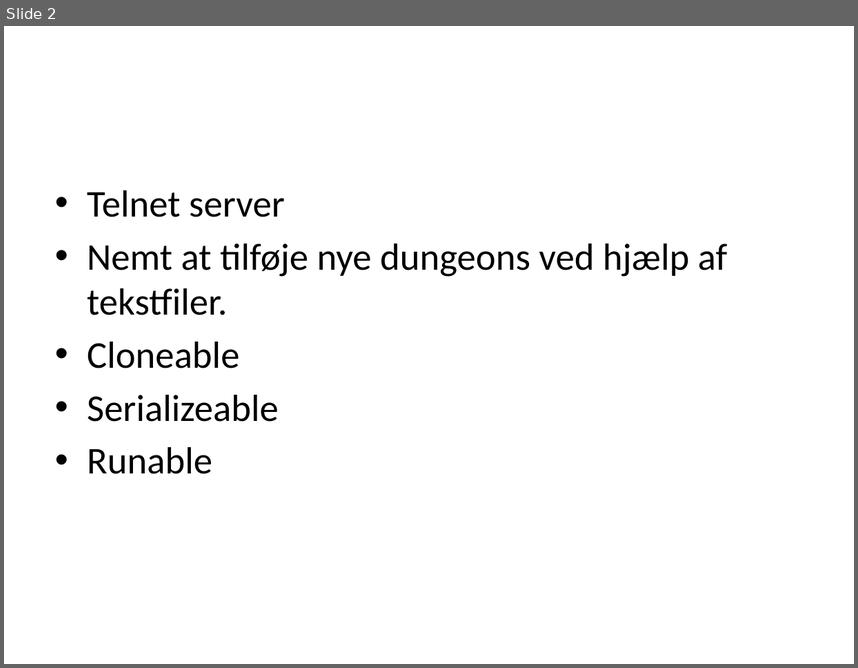
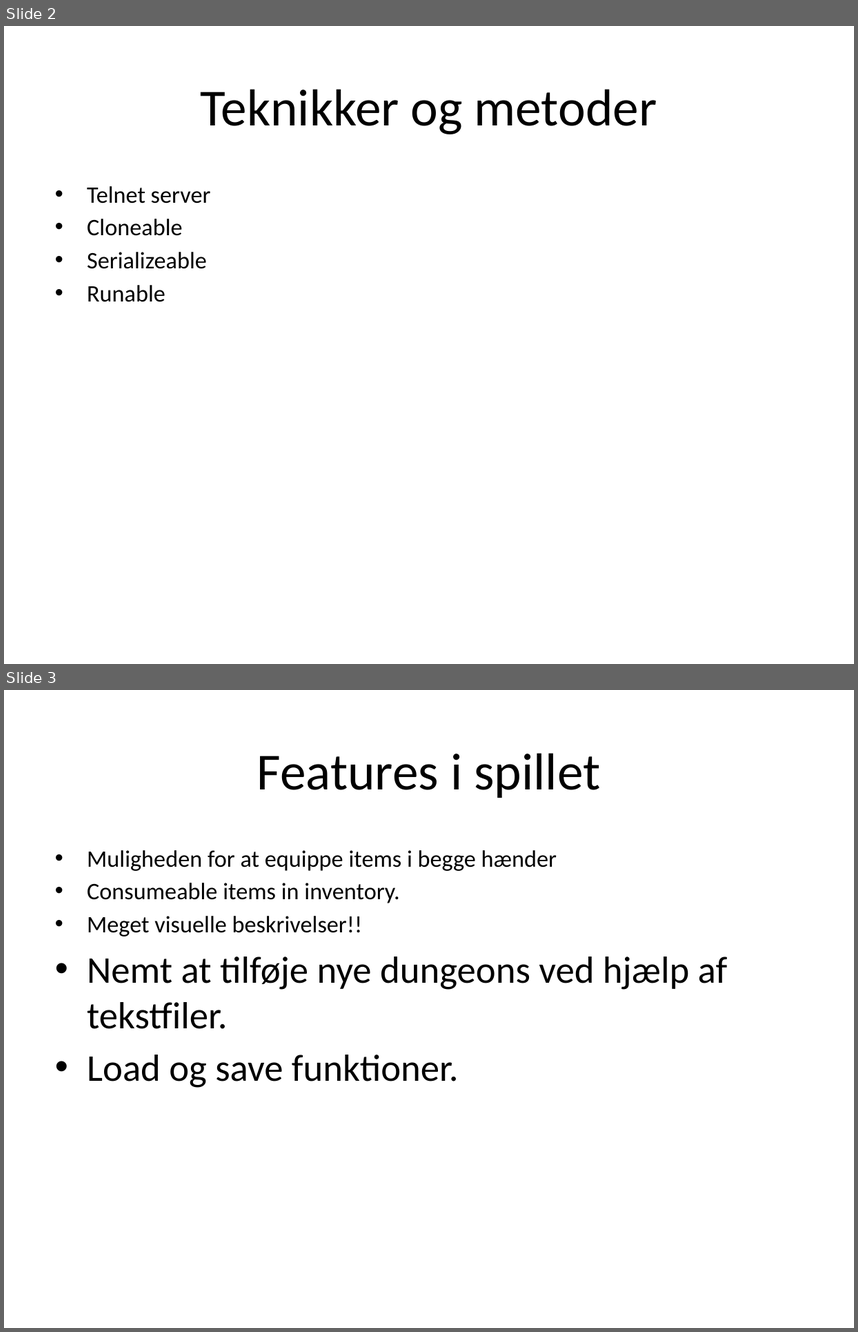
Before and after one commit to wazaap/mud, a slide deck: Præsentations guf.pptx. Shown one above the other, each under a label of ours: slide 2 before the commit, slides 2 and 3 after it. The pictures are 858x668 and 858x1332 pixels, drawn with LibreOffice and Linux fonts; fonts in the diff are those of the drawing. Boxes give left, top, right and bottom in pixels: in the first picture for what was removed or moved away, otherwise in the second. Text is boxed around its words. In the diff, an @@ line names an element or a change of style, - is before the commit and + after.

Commit message:
equip done!

```diff
--- a/Præsentations guf.pptx
+++ b/Præsentations guf.pptx
@@ slide 3 added at (4, 690, 854, 1328), background #FFFFFF @@
@@ title added at (257, 753, 600, 798), 44 pt, text #000000 @@
+Features i spillet
@@ text added at (87, 850, 728, 1087), 20 pt, text #000000 @@
+• Muligheden for at equippe items i begge hænder
+• Consumeable items in inventory.
+• Meget visuelle beskrivelser!!
+• Nemt at tilføje nye dungeons ved hjælp af tekstfiler.
+• Load og save funktioner.
@@ slide 2 changed as well @@
@@ title added at (201, 89, 657, 134), 44 pt, text #000000 @@
+Teknikker og metoder
@@ text "Telnet server" at (87, 186, 211, 302): size 32 to 20 pt; less space between paragraphs @@
@@ text at (87, 243, 728, 315): paragraph removed @@
-• Nemt at tilføje nye dungeons ved hjælp af tekstfiler.
```
Also in this commit, not shown: 1 other slide added, 5 other files.
